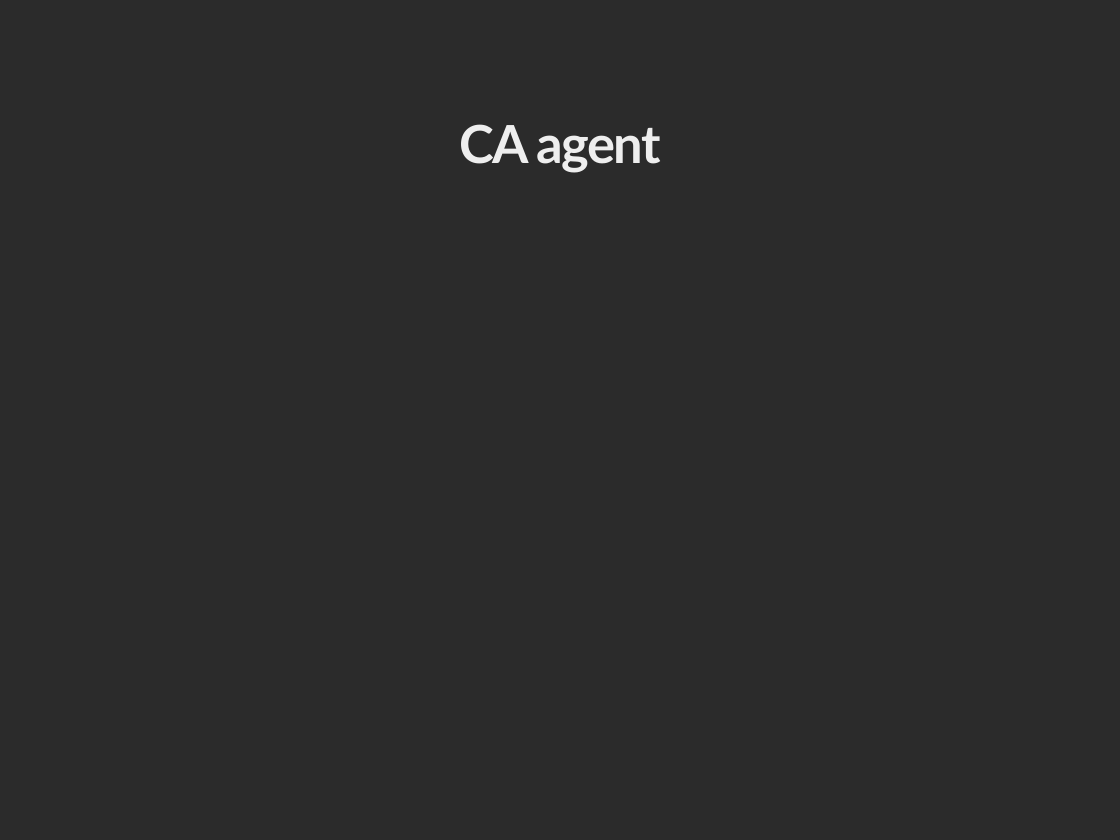
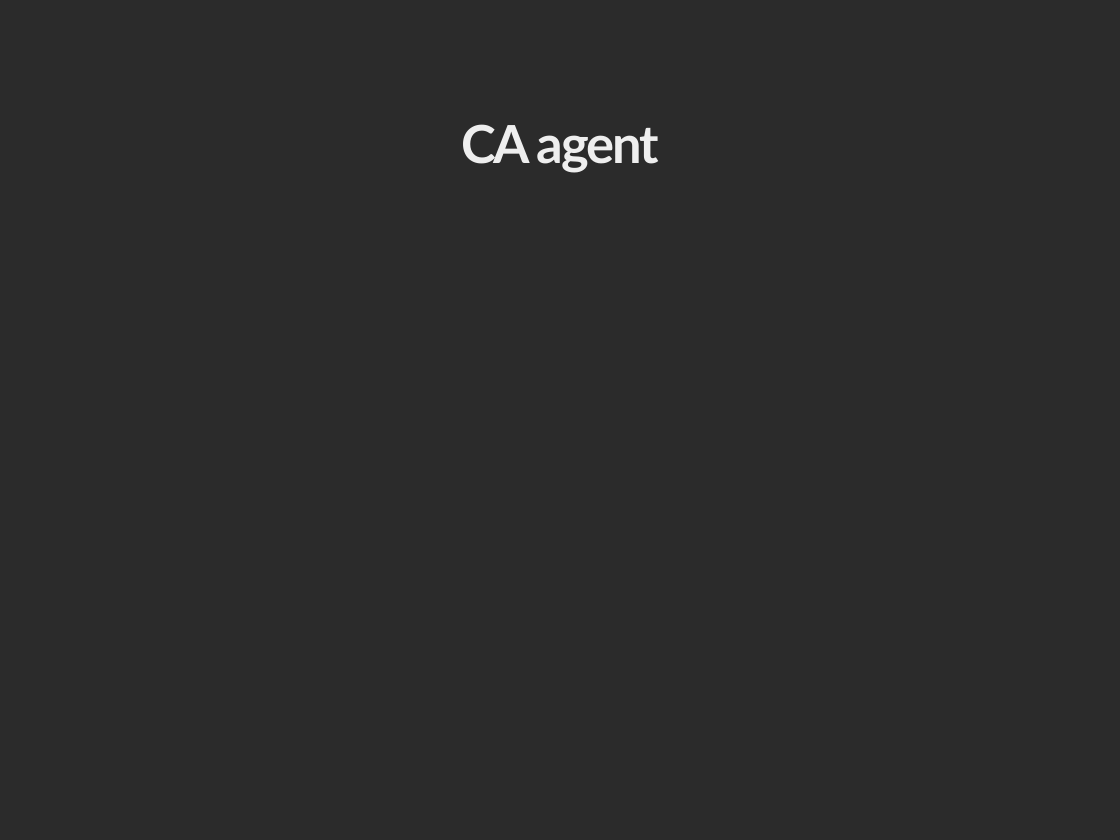
Before and after one commit to RebeccaLiu0/computer-security, a slide deck: slide 11 of digital certificate_new.pptx (slide 10 before the commit). Drawn at 1120x840 pixels with LibreOffice and Linux fonts; fonts in the diff are those of the drawing; background and template pictures are left out; a plain dark background stands for a picture behind light text. Boxes give left, top, right and bottom in pixels: in the first picture for what was removed or moved away, otherwise in the second. Text is boxed around its words. In the diff, an @@ line names an element or a change of style, - is before the commit and + after.

```diff
--- a/digital certificate_new.pptx
+++ b/digital certificate_new.pptx
@@ title "CA agent" at bbox=[461, 124, 659, 172]: letter spacing -1.4 to -2 pt @@
```
Also in this commit, not shown: 5 other slides changed, 2 slides added, 1 slide removed.
